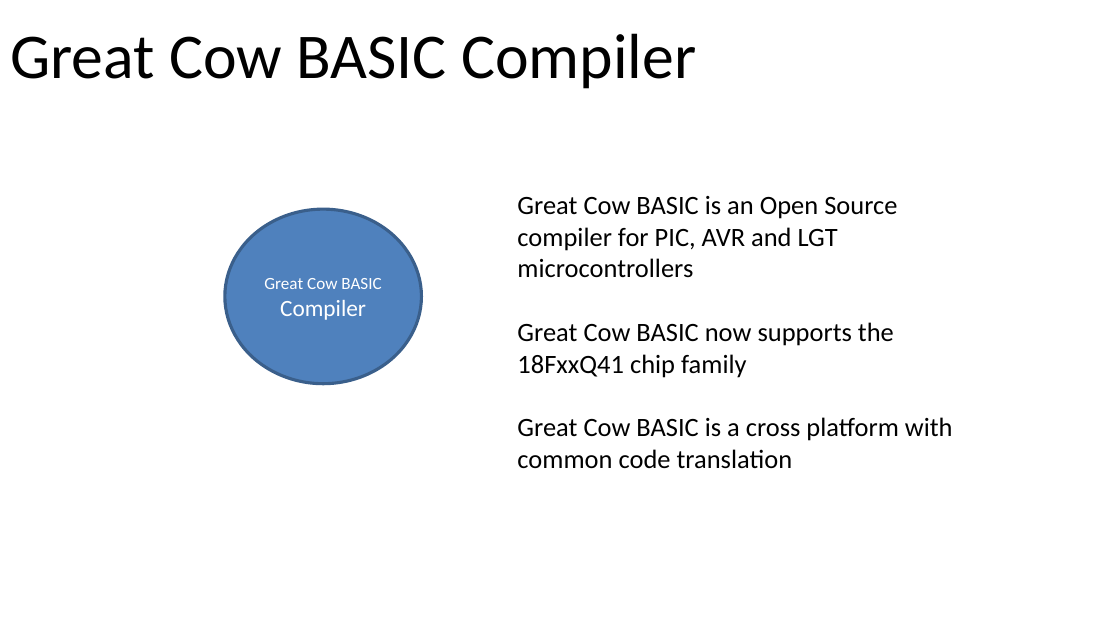
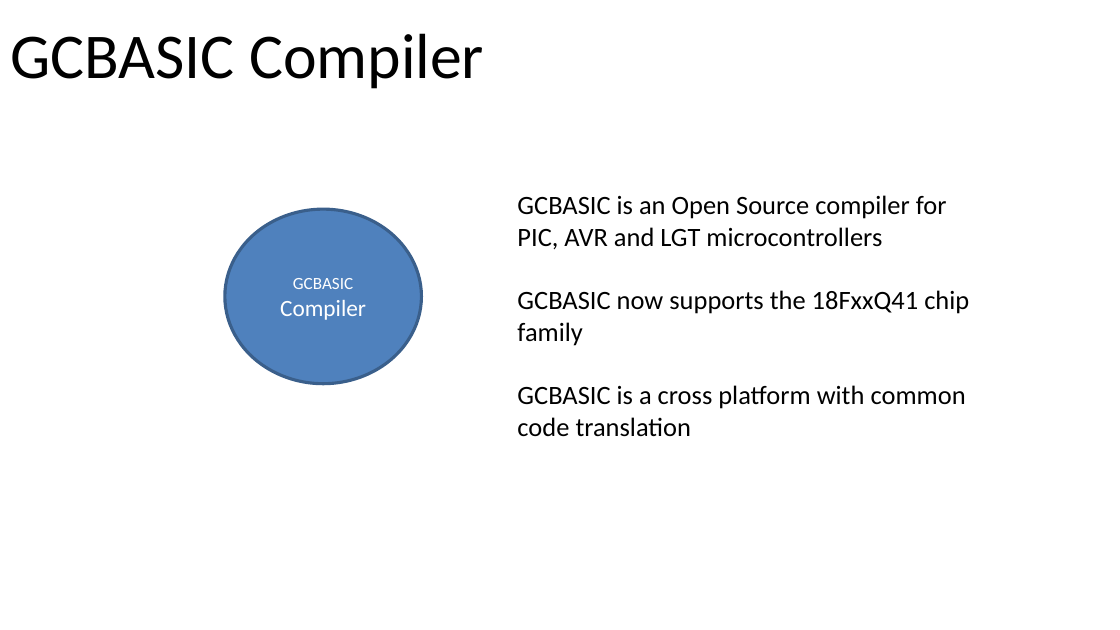
Before and after one commit to GreatCowBASIC/Demonstration_Sources, a slide deck: slide 6 of Vendor_Boards/Great_Cow_Basic_Demo_Board/18Fx6q20_ChipRange_Demonstrations/tutorials/Great Cow BASIC_Part18.pptx. Drawn at 1120x630 pixels with LibreOffice and Linux fonts; fonts in the diff are those of the drawing. Boxes give left, top, right and bottom in pixels: in the first picture for what was removed or moved away, otherwise in the second. Text is boxed around its words. In the diff, an @@ line names an element or a change of style, - is before the commit and + after.

```diff
--- a/Vendor_Boards/Great_Cow_Basic_Demo_Board/18Fx6q20_ChipRange_Demonstrations/tutorials/Great Cow BASIC_Part18.pptx
+++ b/Vendor_Boards/Great_Cow_Basic_Demo_Board/18Fx6q20_ChipRange_Demonstrations/tutorials/Great Cow BASIC_Part18.pptx
@@ title at (10,33,484,89): text changed @@
-Great Cow BASIC Compiler
+GCBASIC Compiler
@@ text at (517,195,969,437): text changed @@
-Great Cow BASIC is an Open Source compiler for PIC, AVR and LGT microcontrollers
-Great Cow BASIC now supports the 18FxxQ41 chip family
-Great Cow BASIC is a cross platform with common code translation
+GCBASIC is an Open Source compiler for PIC, AVR and LGT microcontrollers
+GCBASIC now supports the 18FxxQ41 chip family
+GCBASIC is a cross platform with common code translation
@@ text in ellipse at (280,278,366,320): text changed; size 11 to 15 pt @@
-Great Cow BASIC Compiler
+GCBASIC Compiler
```
Also in this commit, not shown: 9 other slides changed, 57 other files.
